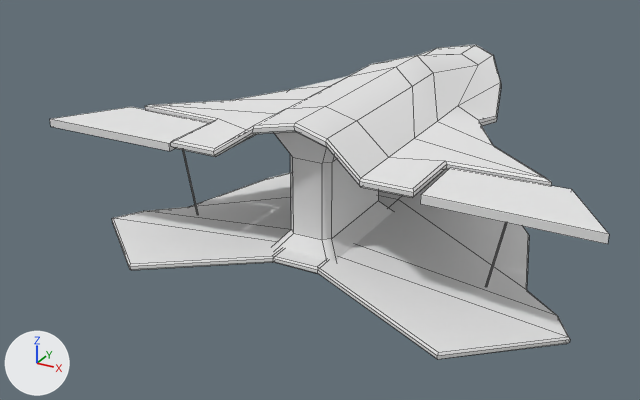
Renders of the OBJ model Art/Flying Machine/FlyingMachine.obj from each side of a commit.
Rendered twice from a camera (50 mm lens) standing at (13.8, -32.9, 15.1) and looking at (-2.2, -3.9, 0.6). Every picture has the same lights, and +X, +Y and +Z are marked at lower left. Mesh edges are drawn as thin lines. Where no turn or scale is listed for an object, it has been applied to the vertices.

Names of what the first picture shows: 'FlyingMachine'.
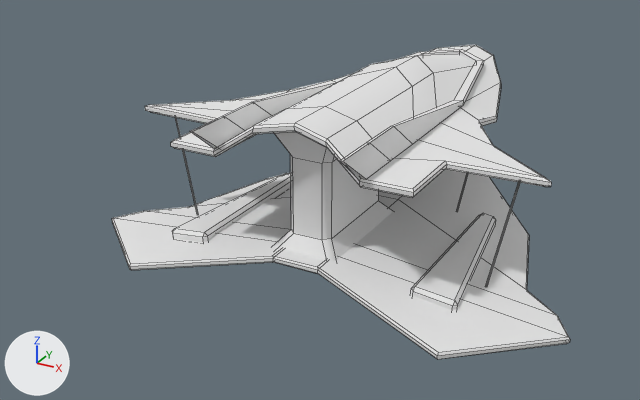
Commit message: Update Flying Machine

Diff of the bpy script that builds the scene:
```diff
--- a/Art/Flying Machine/FlyingMachine.obj.py
+++ b/Art/Flying Machine/FlyingMachine.obj.py
@@ me_flyingmachine @@
 # used by ob_flyingmachine; location = (0.0, 0.0, 0.0)
-me_flyingmachine.from_pydata(...)  # 304 vertices, 308 faces; spans x -10.3..10.2, y -11.4..8.1, z -0.1..5.8
+me_flyingmachine.from_pydata(...)  # 394 vertices, 408 faces; spans x -9.2..9.2, y -11.4..8.1, z -0.1..5.8
+# me_flyingmachine part 1: a new loose piece of 44 vertices spanning x -3.0..2.8, y -11.3..6.1, z 4.7..5.7, in mat_blinn1sg (white #e7e7e7)
+# me_flyingmachine part 2: a new loose piece of 24 vertices spanning x -5.6..-4.0, y -9.3..-2.4, z 0.2..0.9, in mat_blinn1sg (white #e7e7e7)
+# me_flyingmachine part 3: a new loose piece of 24 vertices spanning x 4.1..5.7, y -9.3..-2.4, z 0.2..0.9, in mat_blinn1sg (white #e7e7e7)
+# me_flyingmachine part 4: the loose piece of 8 vertices spanning x -10.3..-4.7, y -10.1..-7.4, z 4.3..4.6 is deleted
+# me_flyingmachine part 5: the loose piece of 8 vertices spanning x 4.6..10.2, y -10.1..-7.4, z 4.3..4.6 is deleted
 me_flyingmachine.materials.append(mat_blinn1sg)
```

Where the change shows, as pixel boxes (x1, y1, x2, y2) in the pictures (640 x 400 px):
'FlyingMachine', reshaped (18% narrower): before (50, 45, 609, 359); after (112, 45, 570, 359)
part 1 of me_flyingmachine, added: after (190, 49, 484, 179)
part 2 of me_flyingmachine, added: after (173, 173, 291, 242)
part 3 of me_flyingmachine, added: after (411, 213, 496, 310)
part 4 of me_flyingmachine, deleted: before (50, 107, 210, 151)
part 5 of me_flyingmachine, deleted: before (420, 168, 609, 244)
